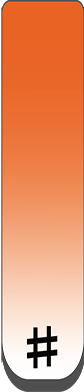
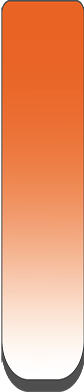
The second 84x392 image is a revision of the first. Changes to its layers:
painted on "Layer 0" over left=26, top=324, right=59, bottom=369
